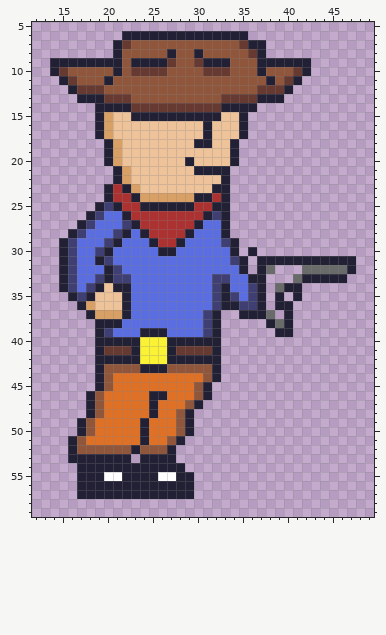
Pixel-art sprite: assets/character5.png. This is how it looked before the edit.
The file is 64x64 pixels. Shown: x 12..49, y 5..59.
Now the later version:
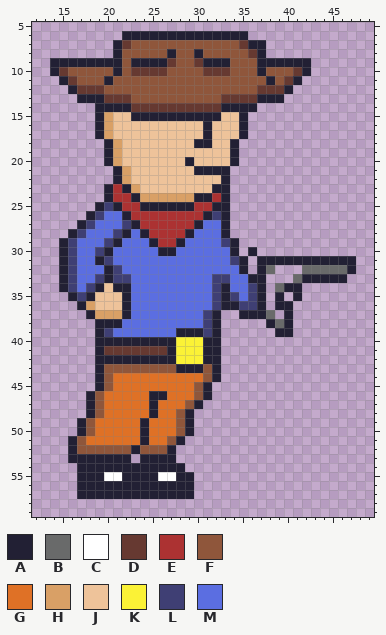
Palette (. is transparent): A #222034  B #696a6a  C #ffffff  D #663931  E #ac3232  F #8f563b  G #df7126  H #d9a066  J #eec39a  K #fbf236  L #3f3f74  M #5b6ee1
The author wrote: Reworked character running animation
Difference:
Changed rows in their new state; - is an unchanged pixel.
first column x 23:
39 -MMM-AAA-
40 -AAA-KKK-
41 DDDD-KKKA
42 -AAA-KKK-
43 -FFF-AAA-
Changed places in both pictures, as pixel boxes (x1, y1, x2, y2):
changed: (131, 328, 212, 373)
